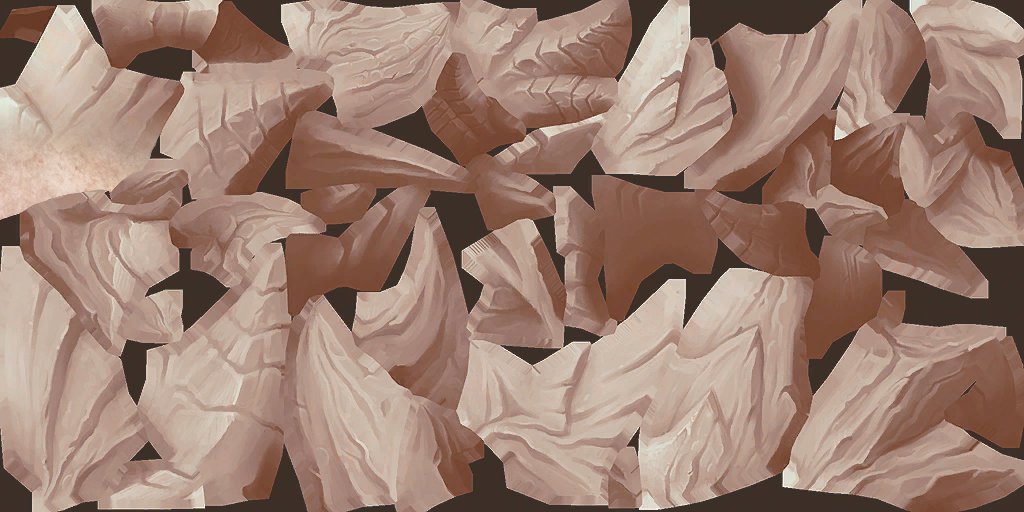
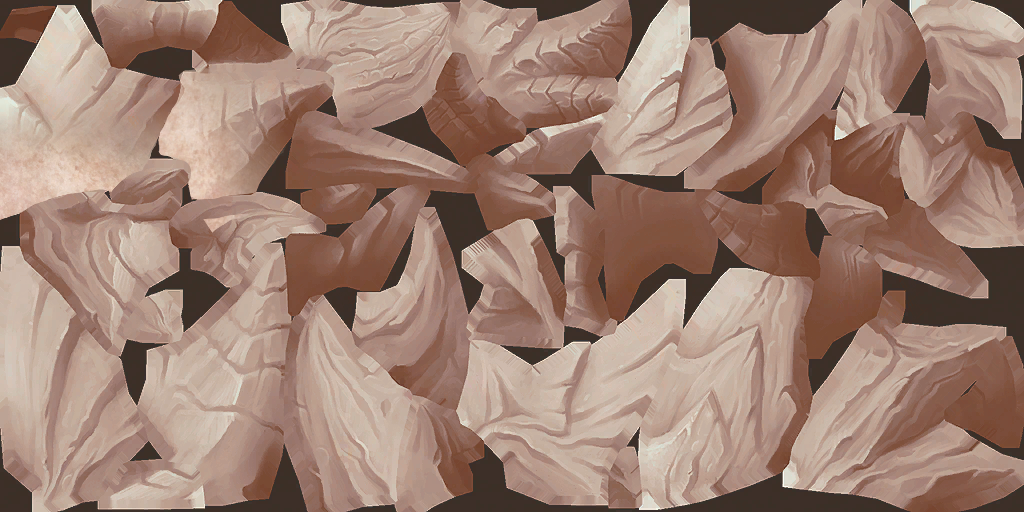
The second 1024×512 image is a revision of the first. Changes to its layers:
added layer "skin 2" above "skin" over [158, 34, 288, 233]
